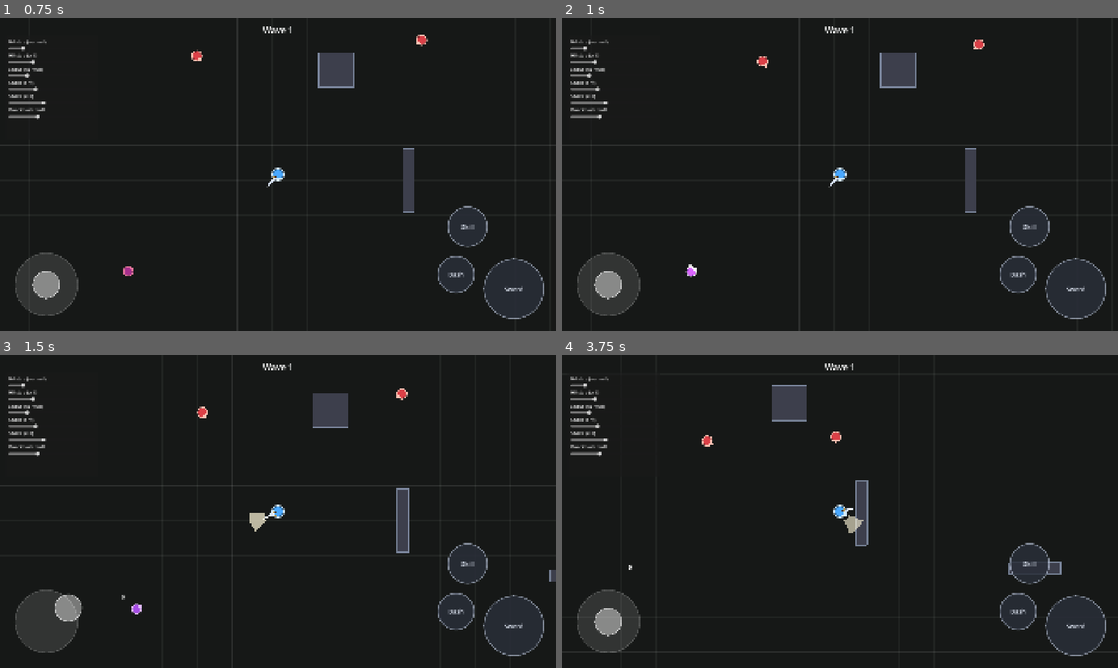
Above: before the commit, frames 1-4 (two rows, left to right).
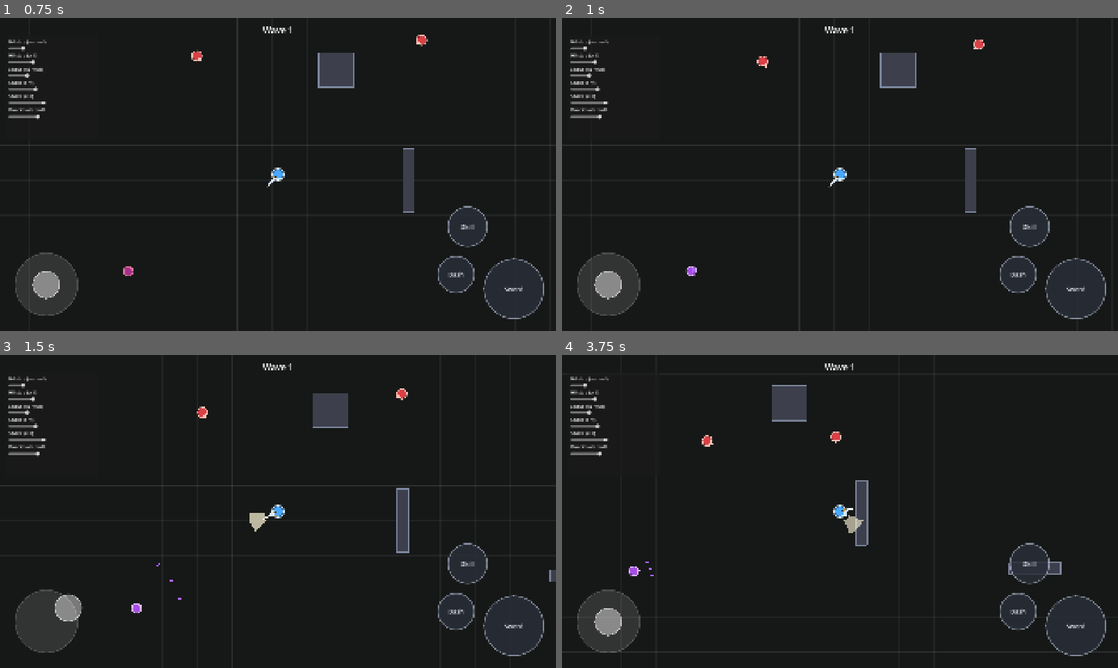
Above: after the commit, the same moments.

Repository: Xylion153/Dungeon
Game: Godot game, scene res://scenes/main/MainMenu.tscn
Two runs of this game, one before a commit and one after it. Both use one fixed random seed, a clock stepped at 60 frames per second and the inputs below.
Inputs (mouse positions are in pixels of both pictures, inside the frame that each line leads up to):
- Up to frame 1 (0.75 s): click "Start" at 0.5 s
- Up to frame 2 (1 s): no input
- Up to frame 3 (1.5 s): tap Enter at 1.25 s; drag from (44, 621) to (333, 442) at 1.27 s
- Up to frame 4 (3.75 s): drag from (1017, 611) to (812, 574) at 2.02 s; move the mouse to (1029, 564) at 2.77 s; hold D 2.78-3.5 s; hold K 2.78-3.5 s; click (1029, 564) at 2.92 s; drag from (1073, 627) to (673, 464) at 3.52 s

Frame 1 is identical in both runs. In frame 2, less than 0.1% of the frame differs, in the area x 22-25%, y 78-83%; in frame 3, less than 0.1%; in frame 4, less than 0.1%, in the area x 12-17%, y 66-71%.

Commit message:
Fix ranged/orbiting enemies and boss burst hitting themselves
Projectile.setup() sets target_mask from the caller's params, but
add_child() calls _ready() synchronously before setup() ever runs -
_ready() was applying collision_mask from target_mask's class-default
(ENEMY) at that point, and setup()'s later target_mask override never
got re-applied to the actual physics mask. Player-fired shots worked by
coincidence (their target is ENEMY, matching the stale default); every
enemy-fired shot (target should be PLAYER) kept the wrong ENEMY-layer
mask, and since it spawns exactly at the shooter's own position, it
immediately detected and damaged the enemy that fired it.

Verified headlessly: RangedEnemy, OrbitingEnemy, and the boss's burst
attack all showed 0 self-hits after the fix (previously self-hitting on
every shot), with real hits still landing on the player.

Also fixed a crash this surfaced: if the firing enemy dies before its
shot lands, _attacker was a freed reference by the time resolve_hit()
ran, which crashed on the typed-argument check. Projectile now sanitizes
it to null in that case - resolve_hit() already handles a null attacker
gracefully (skips knockback direction, which needs a valid attacker
position; damage/signals proceed normally).

Co-Authored-By: Claude Sonnet 5 <noreply@anthropic.com>

Diff:
--- a/scripts/combat/projectile.gd
+++ b/scripts/combat/projectile.gd
@@ -34,6 +34,13 @@
 	crit_multiplier = params.get("crit_multiplier", crit_multiplier)
 	_attacker = attacker
 	rotation = direction.angle()
+
+	# _ready() already ran (add_child() calls it synchronously, before this),
+	# so it locked collision_mask to the class-default target_mask. Re-apply
+	# it here now that target_mask reflects what the caller actually asked
+	# for - otherwise an enemy's own shot (target_mask=PLAYER) keeps the
+	# stale ENEMY-layer mask and detects the shooter itself on spawn.
+	collision_mask = target_mask | PhysicsLayers.WORLD
 
 	var radius: float = params.get("radius", 6.0)
 	if shape and shape.shape is CircleShape2D:
@@ -74,7 +81,7 @@
 		_splash_damage()
 	else:
 		var closest: Node = _hit_bodies[_hit_bodies.size() - 1]
-		DamageResolver.resolve_hit(_attacker, closest, _damage_params())
+		DamageResolver.resolve_hit(_attacker_or_null(), closest, _damage_params())
 
 func _splash_damage() -> void:
 	var space_state := get_world_2d().direct_space_state
@@ -86,10 +93,18 @@
 	query.collision_mask = target_mask
 	query.collide_with_bodies = true
 	query.collide_with_areas = false
+	var attacker := _attacker_or_null()
 	for result in space_state.intersect_shape(query, 16):
 		var body = result.collider
 		if body is CombatActor:
-			DamageResolver.resolve_hit(_attacker, body, _damage_params())
+			DamageResolver.resolve_hit(attacker, body, _damage_params())
+
+func _attacker_or_null() -> Node:
+	# The enemy/player that fired this can die before the shot lands (e.g.
+	# the player kills a ranged enemy right after it shoots) - resolve_hit()
+	# would otherwise be called with a freed reference and crash the typed
+	# argument check.
+	return _attacker if is_instance_valid(_attacker) else null
 
 func _damage_params() -> Dictionary:
 	return {
